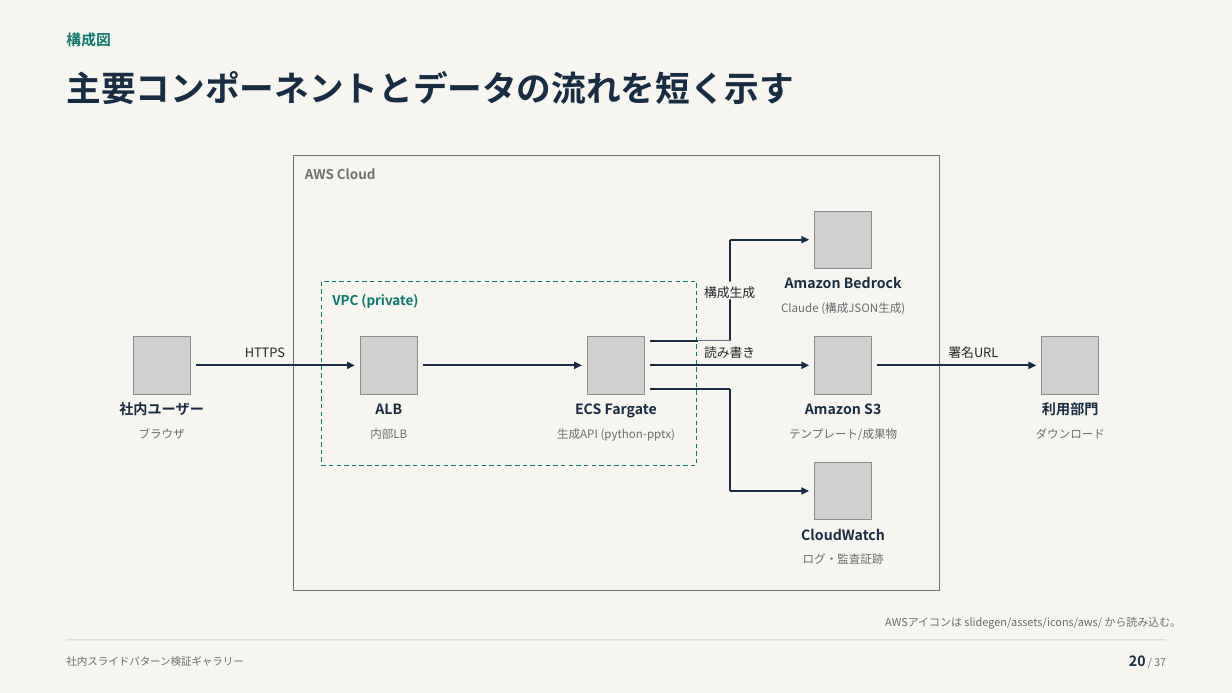
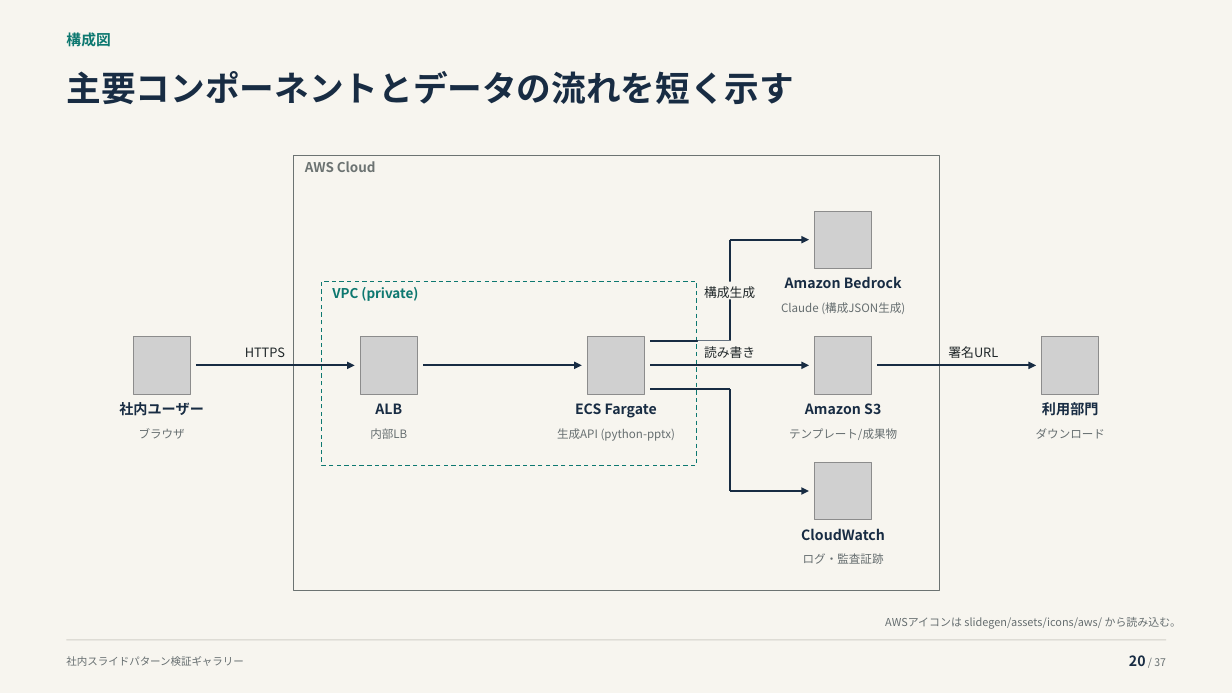
Before and after one commit to thinas1115/pptxdsl, a slide deck: slide 20 of examples/gallery/pattern_gallery.pptx. Drawn at 1232x693 pixels with LibreOffice and Linux fonts; fonts in the diff are those of the drawing; grey boxes stand for pictures. Boxes give left, top, right and bottom in pixels: in the first picture for what was removed or moved away, otherwise in the second. Text is boxed around its words. In the diff, an @@ line names an element or a change of style, - is before the commit and + after.

```diff
--- a/examples/gallery/pattern_gallery.pptx
+++ b/examples/gallery/pattern_gallery.pptx
@@ text "AWS Cloud" at <box>305,161,376,172</box>: line spacing 1.3 to 1.1 @@
@@ text "VPC (private)" at <box>332,287,418,301</box>: line spacing 1.3 to 1.1 @@
```
Also in this commit, not shown: 3 other slides changed, 3 other files.
